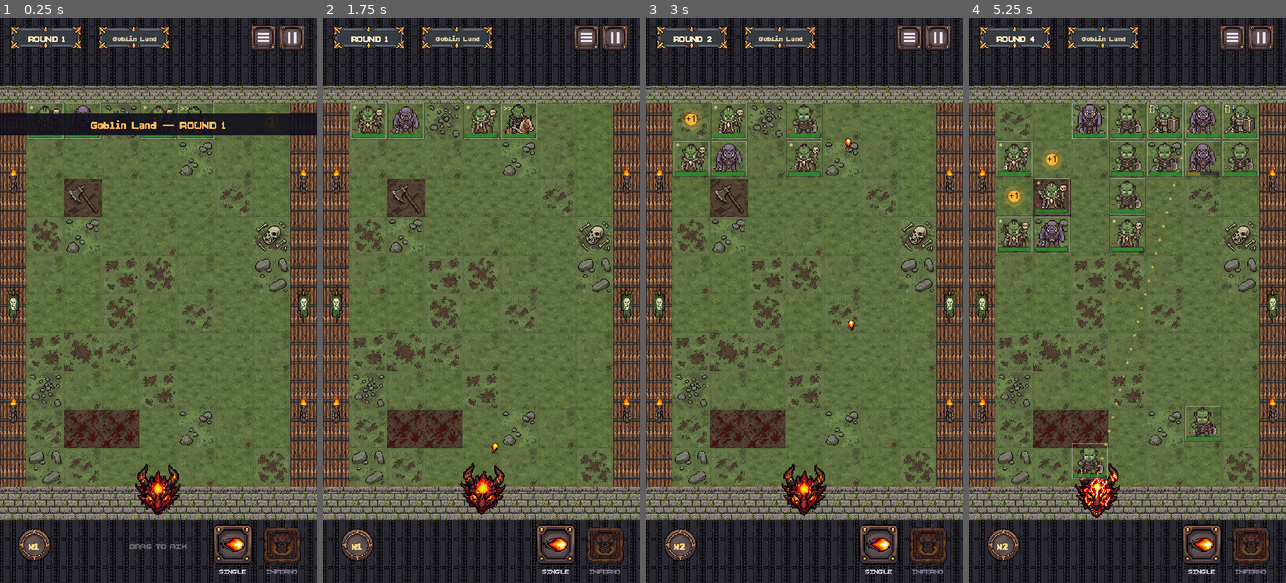
Above: before the commit, frames 1-4 (left to right).
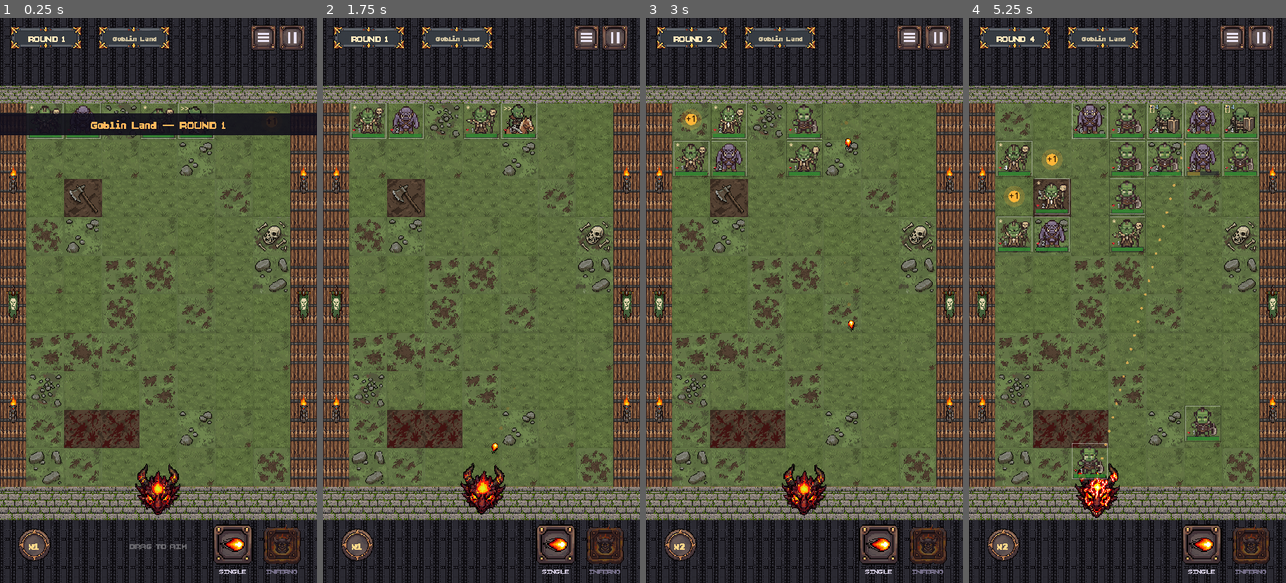
Above: after the commit, the same moments.

Repository: 40panos/-dragon
Game: Godot game, scene res://scenes/main.tscn
Two runs of this game, one before a commit and one after it. Both use one fixed random seed, a clock stepped at 60 frames per second and the inputs below.
Inputs (mouse positions are in pixels of both pictures, inside the frame that each line leads up to):
- Up to frame 1 (0.25 s): no input
- Up to frame 2 (1.75 s): move the mouse to (551, 272) at 0.52 s; click (551, 272) at 0.67 s; drag from (418, 328) to (595, 119) at 1.27 s
- Up to frame 3 (3 s): move the mouse to (836, 176) at 2.02 s; click (836, 176) at 2.17 s; drag from (788, 413) to (709, 215) at 2.77 s
- Up to frame 4 (5.25 s): move the mouse to (1222, 385) at 3.52 s; click (1222, 385) at 3.67 s; drag from (1032, 215) to (1079, 159) at 4.27 s; move the mouse to (1143, 300) at 5.02 s; click (1143, 300) at 5.17 s

The runs differ from the first frame. In frame 1, less than 0.1% of the frame differs, in the area x 13-55%, y 15-20%; in frame 2, 0.2%; in frame 3, 0.2%; in frame 4, 0.8%, in the area x 9-91%, y 15-41%.

Commit message:
Give the knight, warlock and boss an idle loop
Three units were still standing perfectly still while everything around
them breathed: knight and warlock had a hit reaction but no idle set,
and warlock_boss had neither.

Both sets came from animate_image on the sprites already in the repo
rather than from a PixelLab character - the knight and warlock sprites
were imported from sheets, not generated as characters, so there was no
character id to animate and regenerating them would have risked
changing units that are already approved. Feeding the existing 32x32
sprite in keeps the identity exactly and costs 1 generation each.

The knight shifts its weight and the shield rides up and down; the
warlock breathes, its free hand flexes around a small spark and the
skull staff sways. 8 frames at 6fps, matching the goblin and brute.
animate_image returns 9 images with index 0 being the untouched input,
so frames 0-7 are kept and the ninth dropped - it is close enough to 0
that the loop would stutter on it.

warlock_boss shares the warlock's frames because it is the same
character drawn larger, which is already how its static sprite worked.
It lives in area.boss rather than area.enemies, so the writer handles
it separately - iterating the enemy list alone would have missed it.

Verified: import clean, 80/80 tests (6 new, including a sweep asserting
no enemy anywhere is left with an empty idle set, and a per-unit check
that idle and hit share one canvas), 240-frame run clean, screenshot of
all five in a real game.

Co-Authored-By: Claude Opus 5 <noreply@anthropic.com>

Diff:
--- a/data/areas/01_goblin_land.tres
+++ b/data/areas/01_goblin_land.tres
@@ -14,17 +14,25 @@
 [ext_resource type="Script" path="res://scripts/abilities/ability_rider.gd" id="6_q04hl"]
 [ext_resource type="Texture2D" path="res://art/orc.png" id="7_2jov4"]
 [ext_resource type="Texture2D" path="res://art/goblin_hit_3.png" id="7_bhhot"]
+[ext_resource type="Texture2D" path="res://art/warlock_idle_1.png" id="7_tbd66"]
+[ext_resource type="Texture2D" path="res://art/warlock_idle_2.png" id="8_imvy3"]
 [ext_resource type="Script" path="res://scripts/abilities/ability_shield.gd" id="8_nycdk"]
 [ext_resource type="Texture2D" path="res://art/goblin_hit_4.png" id="8_tt37y"]
+[ext_resource type="Texture2D" path="res://art/warlock_idle_3.png" id="9_7i8va"]
 [ext_resource type="Texture2D" path="res://art/knight.png" id="9_ci3o3"]
 [ext_resource type="Texture2D" path="res://art/goblin_hit_5.png" id="9_h0m72"]
+[ext_resource type="Texture2D" path="res://art/warlock_idle_4.png" id="10_0jjfy"]
 [ext_resource type="Texture2D" path="res://art/brute.png" id="10_g4j03"]
 [ext_resource type="Texture2D" path="res://art/goblin_hit_6.png" id="10_oyi88"]
 [ext_resource type="Texture2D" path="res://art/goblin_hit_7.png" id="11_7axdl"]
 [ext_resource type="Script" path="res://scripts/data/area_def.gd" id="11_ccceq"]
+[ext_resource type="Texture2D" path="res://art/warlock_idle_5.png" id="11_dt2eh"]
+[ext_resource type="Texture2D" path="res://art/warlock_idle_6.png" id="12_p4bjc"]
 [ext_resource type="Texture2D" path="res://art/goblin_hit_8.png" id="12_yitpk"]
+[ext_resource type="Texture2D" path="res://art/warlock_idle_7.png" id="13_b4w56"]
 [ext_resource type="Texture2D" path="res://art/goblin_hit_9.png" id="13_xx1pf"]
 [ext_resource type="Texture2D" path="res://art/goblin_idle_1.png" id="14_bkgrl"]
+[ext_resource type="Texture2D" path="res://art/warlock_idle_8.png" id="14_ugaaf"]
 [ext_resource type="Texture2D" path="res://art/goblin_idle_2.png" id="15_quvf4"]
 [ext_resource type="Texture2D" path="res://art/goblin_idle_3.png" id="16_qsbfq"]
 [ext_resource type="Texture2D" path="res://art/goblin_idle_4.png" id="17_2munq"]
@@ -52,14 +60,22 @@
 [ext_resource type="Texture2D" path="res://art/brute_hit_5.png" id="48_etedj"]
 [ext_resource type="Texture2D" path="res://art/brute_hit_6.png" id="49_0pmk1"]
 [ext_resource type="Texture2D" path="res://art/brute_hit_7.png" id="50_dicrl"]
+[ext_resource type="Texture2D" path="res://art/knight_idle_1.png" id="51_l7wks"]
 [ext_resource type="Texture2D" path="res://art/brute_hit_8.png" id="51_x1su7"]
+[ext_resource type="Texture2D" path="res://art/knight_idle_2.png" id="52_f5p4n"]
 [ext_resource type="Texture2D" path="res://art/brute_hit_9.png" id="52_gtaht"]
 [ext_resource type="Texture2D" path="res://art/brute_idle_1.png" id="53_q54py"]
+[ext_resource type="Texture2D" path="res://art/knight_idle_3.png" id="53_w7o0g"]
 [ext_resource type="Texture2D" path="res://art/brute_idle_2.png" id="54_ogmrc"]
+[ext_resource type="Texture2D" path="res://art/knight_idle_4.png" id="54_vjhv7"]
+[ext_resource type="Texture2D" path="res://art/knight_idle_5.png" id="55_ei7g2"]
 [ext_resource type="Texture2D" path="res://art/brute_idle_3.png" id="55_t4g4c"]
+[ext_resource type="Texture2D" path="res://art/knight_idle_6.png" id="56_6wnw2"]
 [ext_resource type="Texture2D" path="res://art/brute_idle_4.png" id="56_i3yjx"]
 [ext_resource type="Texture2D" path="res://art/brute_idle_5.png" id="57_0p2qx"]
+[ext_resource type="Texture2D" path="res://art/knight_idle_7.png" id="57_yvvr5"]
 [ext_resource type="Texture2D" path="res://art/brute_idle_6.png" id="58_2tkxy"]
+[ext_resource type="Texture2D" path="res://art/knight_idle_8.png" id="58_y42wa"]
 [ext_resource type="Texture2D" path="res://art/brute_idle_7.png" id="59_tpsjv"]
 [ext_resource type="Texture2D" path="res://art/brute_idle_8.png" id="60_altyc"]
 
@@ -75,7 +91,7 @@
 id = "warlock_boss"
 display_name = "Warlock Lord"
 sprite = ExtResource("4_ojamh")
-frames_idle = Array[Texture2D]([])
+frames_idle = Array[Texture2D]([ExtResource("7_tbd66"), ExtResource("8_imvy3"), ExtResource("9_7i8va"), ExtResource("10_0jjfy"), ExtResource("11_dt2eh"), ExtResource("12_p4bjc"), ExtResource("13_b4w56"), ExtResource("14_ugaaf")])
 fps_idle = 6.0
 frames_hit = Array[Texture2D]([ExtResource("3_0udx7"), ExtResource("4_2wyaf"), ExtResource("5_k74bd"), ExtResource("6_hofxm")])
 fps_hit = 8.0
@@ -122,7 +138,7 @@
 id = "knight"
 display_name = "Shield Knight"
 sprite = ExtResource("9_ci3o3")
-frames_idle = Array[Texture2D]([])
+frames_idle = Array[Texture2D]([ExtResource("51_l7wks"), ExtResource("52_f5p4n"), ExtResource("53_w7o0g"), ExtResource("54_vjhv7"), ExtResource("55_ei7g2"), ExtResource("56_6wnw2"), ExtResource("57_yvvr5"), ExtResource("58_y42wa")])
 fps_idle = 6.0
 frames_hit = Array[Texture2D]([ExtResource("41_1ira5"), ExtResource("42_2fbn1"), ExtResource("43_8pdif"), ExtResource("44_8573s")])
 fps_hit = 8.0
@@ -154,7 +170,7 @@
 id = "warlock"
 display_name = "Warlock"
 sprite = ExtResource("4_ojamh")
-frames_idle = Array[Texture2D]([])
+frames_idle = Array[Texture2D]([ExtResource("7_tbd66"), ExtResource("8_imvy3"), ExtResource("9_7i8va"), ExtResource("10_0jjfy"), ExtResource("11_dt2eh"), ExtResource("12_p4bjc"), ExtResource("13_b4w56"), ExtResource("14_ugaaf")])
 fps_idle = 6.0
 frames_hit = Array[Texture2D]([ExtResource("3_0udx7"), ExtResource("4_2wyaf"), ExtResource("5_k74bd"), ExtResource("6_hofxm")])
 fps_hit = 8.0
--- a/data/areas/02_frost_marches.tres
+++ b/data/areas/02_frost_marches.tres
@@ -12,19 +12,27 @@
 [ext_resource type="Texture2D" path="res://art/warlock_hit_4.png" id="6_2q6ww"]
 [ext_resource type="Texture2D" path="res://art/goblin_hit_2.png" id="6_jtbsu"]
 [ext_resource type="Script" path="res://scripts/abilities/ability_rider.gd" id="6_xxenw"]
+[ext_resource type="Texture2D" path="res://art/warlock_idle_1.png" id="7_3xxue"]
 [ext_resource type="Texture2D" path="res://art/goblin_hit_3.png" id="7_okfbe"]
 [ext_resource type="Texture2D" path="res://art/orc.png" id="7_uar83"]
 [ext_resource type="Script" path="res://scripts/abilities/ability_shield.gd" id="8_5ttue"]
 [ext_resource type="Texture2D" path="res://art/goblin_hit_4.png" id="8_lvsop"]
+[ext_resource type="Texture2D" path="res://art/warlock_idle_2.png" id="8_okl3e"]
+[ext_resource type="Texture2D" path="res://art/warlock_idle_3.png" id="9_1dfma"]
 [ext_resource type="Texture2D" path="res://art/goblin_hit_5.png" id="9_ev6rd"]
 [ext_resource type="Texture2D" path="res://art/knight.png" id="9_sod61"]
 [ext_resource type="Texture2D" path="res://art/brute.png" id="10_igkcm"]
+[ext_resource type="Texture2D" path="res://art/warlock_idle_4.png" id="10_kxx5c"]
 [ext_resource type="Texture2D" path="res://art/goblin_hit_6.png" id="10_rrixm"]
+[ext_resource type="Texture2D" path="res://art/warlock_idle_5.png" id="11_gljcj"]
 [ext_resource type="Script" path="res://scripts/data/area_def.gd" id="11_j18ks"]
 [ext_resource type="Texture2D" path="res://art/goblin_hit_7.png" id="11_l3x01"]
+[ext_resource type="Texture2D" path="res://art/warlock_idle_6.png" id="12_5tl8e"]
 [ext_resource type="Texture2D" path="res://art/goblin_hit_8.png" id="12_dyftl"]
 [ext_resource type="Texture2D" path="res://art/goblin_hit_9.png" id="13_dmute"]
+[ext_resource type="Texture2D" path="res://art/warlock_idle_7.png" id="13_w6qs0"]
 [ext_resource type="Texture2D" path="res://art/goblin_idle_1.png" id="14_5l17x"]
+[ext_resource type="Texture2D" path="res://art/warlock_idle_8.png" id="14_rg600"]
 [ext_resource type="Texture2D" path="res://art/goblin_idle_2.png" id="15_8ogvm"]
 [ext_resource type="Texture2D" path="res://art/goblin_idle_3.png" id="16_j8ltx"]
 [ext_resource type="Texture2D" path="res://art/goblin_idle_4.png" id="17_f2l75"]
@@ -53,12 +61,20 @@
 [ext_resource type="Texture2D" path="res://art/brute_hit_6.png" id="49_d7gwn"]
 [ext_resource type="Texture2D" path="res://art/brute_hit_7.png" id="50_tuunk"]
 [ext_resource type="Texture2D" path="res://art/brute_hit_8.png" id="51_c2qlt"]
+[ext_resource type="Texture2D" path="res://art/knight_idle_1.png" id="51_q7elk"]
 [ext_resource type="Texture2D" path="res://art/brute_hit_9.png" id="52_4hule"]
+[ext_resource type="Texture2D" path="res://art/knight_idle_2.png" id="52_aqgjn"]
 [ext_resource type="Texture2D" path="res://art/brute_idle_1.png" id="53_3dhip"]
+[ext_resource type="Texture2D" path="res://art/knight_idle_3.png" id="53_ke573"]
 [ext_resource type="Texture2D" path="res://art/brute_idle_2.png" id="54_5hggb"]
+[ext_resource type="Texture2D" path="res://art/knight_idle_4.png" id="54_ujmsq"]
 [ext_resource type="Texture2D" path="res://art/brute_idle_3.png" id="55_detp4"]
+[ext_resource type="Texture2D" path="res://art/knight_idle_5.png" id="55_yj22l"]
+[ext_resource type="Texture2D" path="res://art/knight_idle_6.png" id="56_kjvmv"]
 [ext_resource type="Texture2D" path="res://art/brute_idle_4.png" id="56_pka0f"]
+[ext_resource type="Texture2D" path="res://art/knight_idle_7.png" id="57_1t1ev"]
 [ext_resource type="Texture2D" path="res://art/brute_idle_5.png" id="57_fvhr4"]
+[ext_resource type="Texture2D" path="res://art/knight_idle_8.png" id="58_2pdqi"]
 [ext_resource type="Texture2D" path="res://art/brute_idle_6.png" id="58_7tibr"]
 [ext_resource type="Texture2D" path="res://art/brute_idle_7.png" id="59_316sg"]
 [ext_resource type="Texture2D" path="res://art/brute_idle_8.png" id="60_us0a8"]
@@ -75,7 +91,7 @@
 id = "warlock_boss"
 display_name = "Warlock Lord"
 sprite = ExtResource("4_hnv1f")
-frames_idle = Array[Texture2D]([])
+frames_idle = Array[Texture2D]([ExtResource("7_3xxue"), ExtResource("8_okl3e"), ExtResource("9_1dfma"), ExtResource("10_kxx5c"), ExtResource("11_gljcj"), ExtResource("12_5tl8e"), ExtResource("13_w6qs0"), ExtResource("14_rg600")])
 fps_idle = 6.0
 frames_hit = Array[Texture2D]([ExtResource("3_vttci"), ExtResource("4_y60ro"), ExtResource("5_v4me4"), ExtResource("6_2q6ww")])
 fps_hit = 8.0
@@ -122,7 +138,7 @@
 id = "knight"
 display_name = "Shield Knight"
 sprite = ExtResource("9_sod61")
-frames_idle = Array[Texture2D]([])
+frames_idle = Array[Texture2D]([ExtResource("51_q7elk"), ExtResource("52_aqgjn"), ExtResource("53_ke573"), ExtResource("54_ujmsq"), ExtResource("55_yj22l"), ExtResource("56_kjvmv"), ExtResource("57_1t1ev"), ExtResource("58_2pdqi")])
 fps_idle = 6.0
 frames_hit = Array[Texture2D]([ExtResource("41_kc5u6"), ExtResource("42_4t5mw"), ExtResource("43_2m05t"), ExtResource("44_gruhx")])
 fps_hit = 8.0
@@ -154,7 +170,7 @@
 id = "warlock"
 display_name = "Warlock"
 sprite = ExtResource("4_hnv1f")
-frames_idle = Array[Texture2D]([])
+frames_idle = Array[Texture2D]([ExtResource("7_3xxue"), ExtResource("8_okl3e"), ExtResource("9_1dfma"), ExtResource("10_kxx5c"), ExtResource("11_gljcj"), ExtResource("12_5tl8e"), ExtResource("13_w6qs0"), ExtResource("14_rg600")])
 fps_idle = 6.0
 frames_hit = Array[Texture2D]([ExtResource("3_vttci"), ExtResource("4_y60ro"), ExtResource("5_v4me4"), ExtResource("6_2q6ww")])
 fps_hit = 8.0
--- a/tests/run_tests.gd
+++ b/tests/run_tests.gd
@@ -300,8 +300,26 @@
 	var warlock_type: EnemyType = m.enemy_by_id["warlock"]
 	ok("ο knight έχει 4 καρέ hit", knight_type.frames_hit.size() == 4)
 	ok("ο warlock έχει 4 καρέ hit", warlock_type.frames_hit.size() == 4)
-	ok("ο knight κράτησε τον στατικό idle sprite (δεν δόθηκε νέο idle σετ)",
-		knight_type.frames_idle.is_empty() and knight_type.sprite != null)
+	ok("ο knight πήρε 8 καρέ idle", knight_type.frames_idle.size() == 8,
+		"(%d)" % knight_type.frames_idle.size())
+	ok("ο warlock πήρε 8 καρέ idle", warlock_type.frames_idle.size() == 8,
+		"(%d)" % warlock_type.frames_idle.size())
+	# ο boss είναι ο ίδιος χαρακτήρας με τον warlock, μεγεθυσμένος
+	var boss_wl: EnemyType = m.enemy_by_id["warlock_boss"]
+	ok("και ο boss κινείται στην ηρεμία", boss_wl.frames_idle.size() == 8,
+		"(%d)" % boss_wl.frames_idle.size())
+	# κανένας εχθρός δεν πρέπει πια να μένει με στατικό πορτρέτο
+	var still := []
+	for id in m.enemy_by_id:
+		if m.enemy_by_id[id].frames_idle.is_empty():
+			still.append(id)
+	ok("κανένας εχθρός δεν έμεινε χωρίς idle", still.is_empty(), str(still))
+	for id in ["knight", "warlock", "warlock_boss"]:
+		var et: EnemyType = m.enemy_by_id[id]
+		var sz := {}
+		for tex in et.frames_idle + et.frames_hit:
+			sz[tex.get_size()] = true
+		ok("%s: idle και hit σε ίδιο καμβά" % id, sz.size() == 1, str(sz.keys()))
 	var knight_block = m._make_block(2, 0, knight_type, 5.0, 1, 1, false)
 	knight_block.take_damage(1.0)
 	knight_block._process(2.0)      # σίγουρα πέρασε η διάρκεια της αντίδρασης
Binary file added: art/knight_idle_1.png
Not shown, added: art/knight_idle_1.png.import
Binary file added: art/knight_idle_2.png
Not shown, added: art/knight_idle_2.png.import
Binary file added: art/knight_idle_3.png
Not shown, added: art/knight_idle_3.png.import
Binary file added: art/knight_idle_4.png
Not shown, added: art/knight_idle_4.png.import
Binary file added: art/knight_idle_5.png
Not shown, added: art/knight_idle_5.png.import
Binary file added: art/knight_idle_6.png
Not shown, added: art/knight_idle_6.png.import
(and 22 more such lines)
